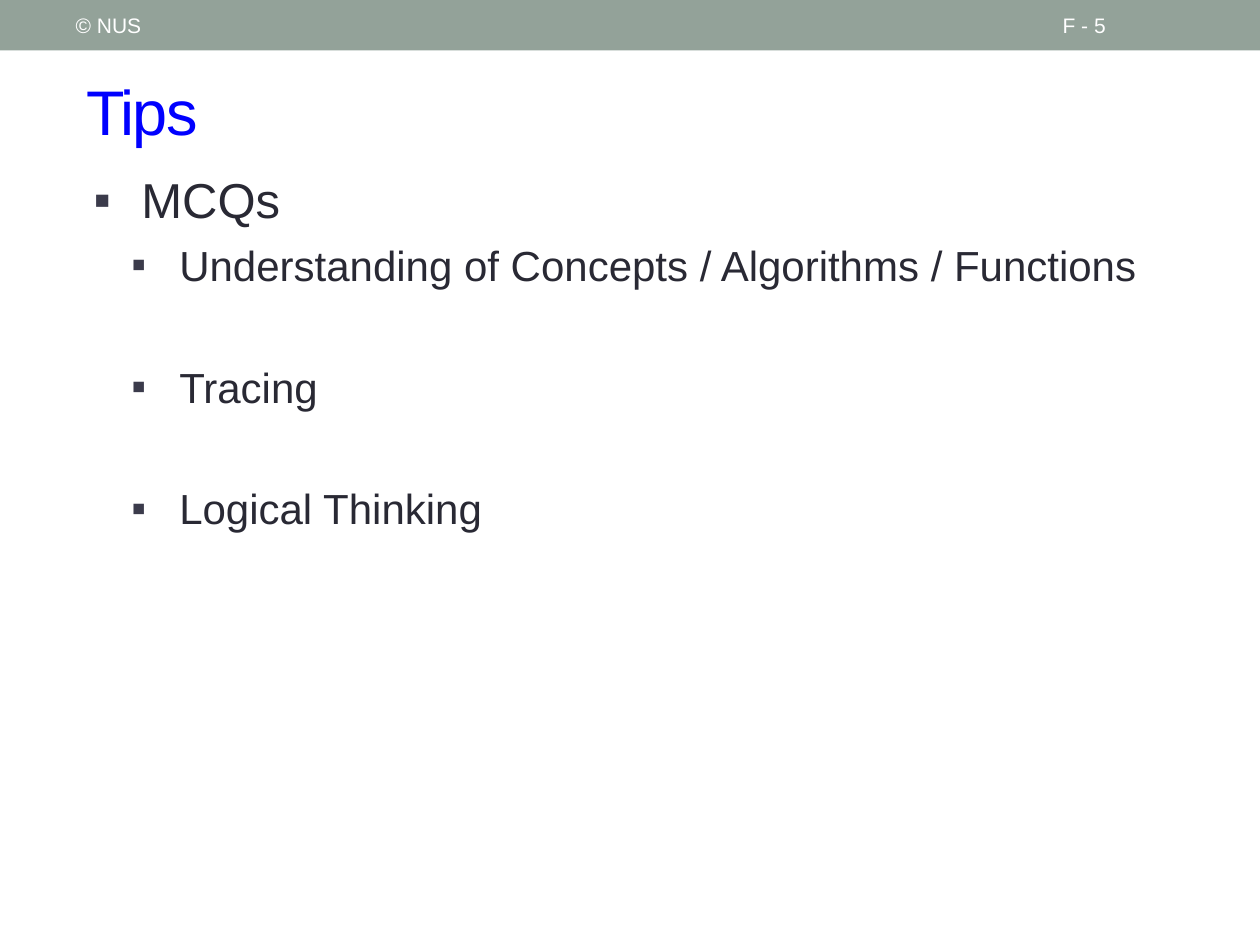
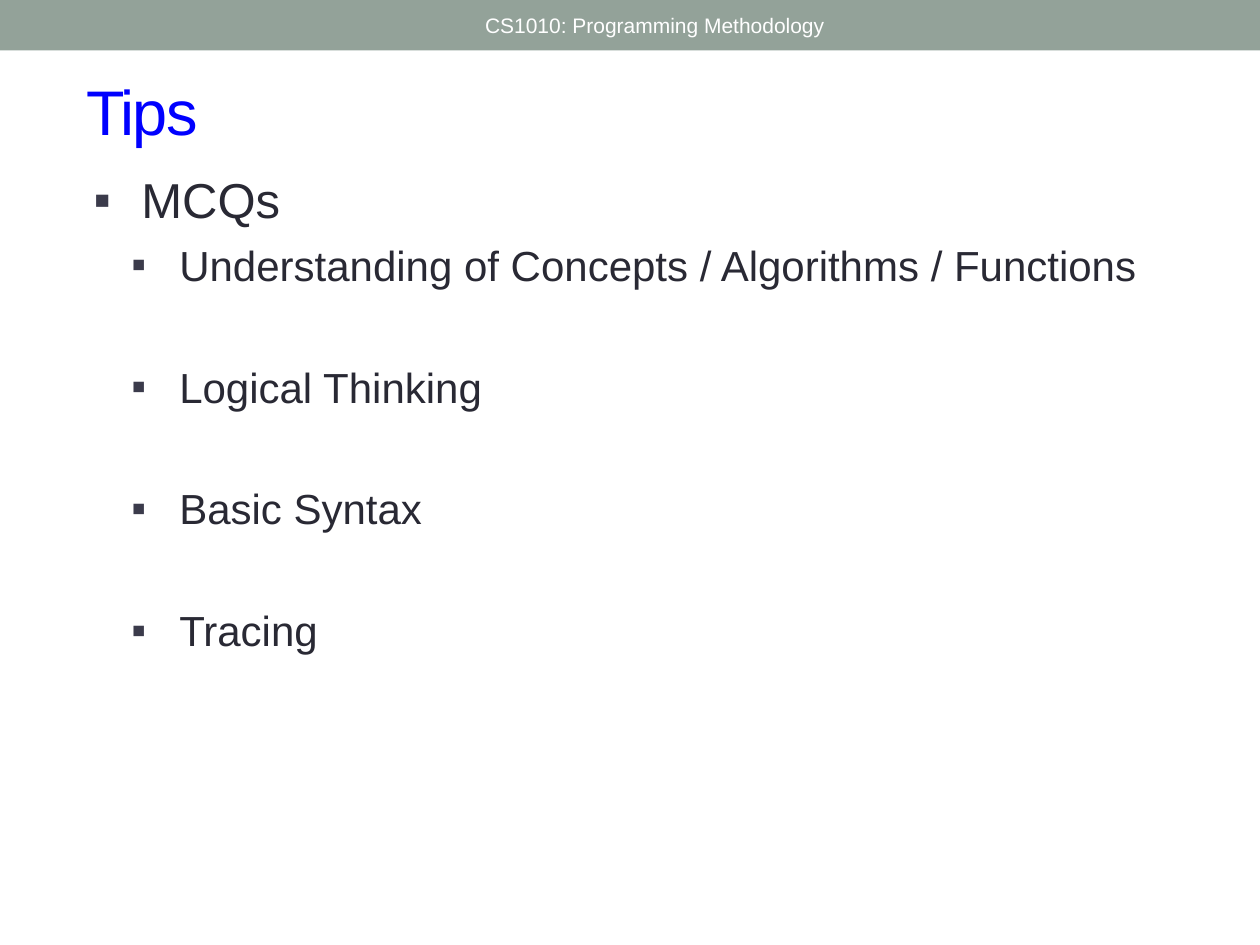
Before and after one commit to nus-cs1010-2425-s2/website, a slide deck: slide 5 of slides/Future.pptx. Drawn at 1260x945 pixels with LibreOffice and Linux fonts; fonts in the diff are those of the drawing. Boxes give left, top, right and bottom in pixels: in the first picture for what was removed or moved away, otherwise in the second. Text is boxed around its words. In the diff, an @@ line names an element or a change of style, - is before the commit and + after.

```diff
--- a/slides/Future.pptx
+++ b/slides/Future.pptx
@@ text removed at [97,18,141,33] @@
-© NUS
@@ text added at [485,18,824,37], 12 pt, text #FFFFFF @@
+CS1010: Programming Methodology
@@ page number removed at [1063,18,1106,33] @@
-F - 5
@@ text at [179,372,482,533]: paragraphs added @@
+  ▪ Logical Thinking
+  ▪ Basic Syntax
@@ text at [179,493,482,533]: paragraph removed @@
-  ▪ Logical Thinking
```
Also in this commit, not shown: 10 other slides changed, 1 slide added, 2 other files.
